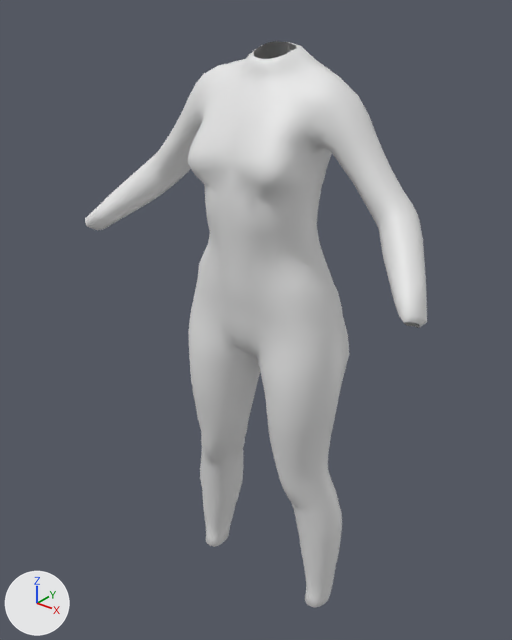
An edit to the FBX model unity/Assets/SecondFace/People/Player/player_f__punkduck_wetsuit.fbx, drawn before and after from the same camera.
Rendered twice from a 50 mm lens placed at (0.88, -1.169, 1.529), pointed at (-0.031, -0.029, 0.822). Arrows for +X, +Y and +Z are at lower left; the lights stay in place. The older version comes first. Objects named as collision shapes, trigger or cutter boxes, shadow casters or lower levels of detail are left out.

Objects in the first picture: 'Cloth_punkduck_wetsuit_LOD0'.
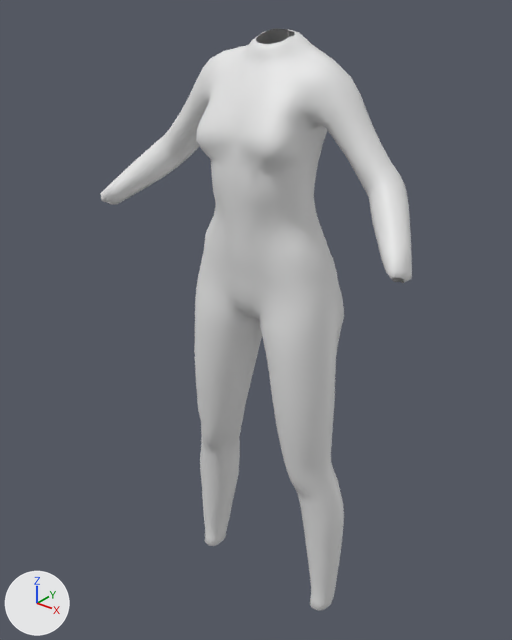
The newer file adds a shape key; the second version is drawn at full value of the shape key 'body-legs-incr' of 'Cloth_punkduck_wetsuit_LOD0', and the change is written as the vertex moves it makes.

Pixel boxes [x1, y1, x2, y2] of what changed, in the pictures (512 x 640 px; the box of a moved part takes in the faces that stretch with it):
'Cloth_punkduck_wetsuit_LOD0', reshaped (9% narrower)
    before: [85, 41, 427, 608]
    after: [101, 29, 412, 611]
part 1 of me_cloth_punkduck_wetsuit_lod0, moved or reshaped
    before: [267, 45, 292, 58]
    after: [268, 32, 291, 43]
part 2 of me_cloth_punkduck_wetsuit_lod0, moved or reshaped
    before: [85, 41, 427, 608]
    after: [101, 29, 412, 611]

The change, as a diff of the scene's bpy script:
```diff
--- a/unity/Assets/SecondFace/People/Player/player_f__punkduck_wetsuit.fbx.py
+++ b/unity/Assets/SecondFace/People/Player/player_f__punkduck_wetsuit.fbx.py
@@ me_cloth_punkduck_wetsuit_lod0 @@
 # used by ob_cloth_punkduck_wetsuit_lod0; location = (0.0, 0.0, 0.0)
-me_cloth_punkduck_wetsuit_lod0.from_pydata(...)  # 2048 vertices, 4000 faces; spans x -0.433..0.433, y -0.185..0.097, z 0.088..1.414
+me_cloth_punkduck_wetsuit_lod0.from_pydata(...)  # 2048 vertices, 4000 faces; spans x -0.39..0.39, y -0.167..0.088, z 0.079..1.437
+# me_cloth_punkduck_wetsuit_lod0 part 1: the loose piece of 31 vertices spanning x -0.048..0.019, y 0.017..0.06, z 1.326..1.412 is scaled about its middle by (0.898, 0.916, 0.9), then moved by (0.001, -0.003, 0.028)
+# me_cloth_punkduck_wetsuit_lod0 part 2: 1929 of 2048 vertices moved; they spanned x -0.433..0.433, y -0.185..0.097, z 0.088..1.414 and now span x -0.39..0.39, y -0.167..0.088, z 0.079..1.437; mean shift (0.0, 0.004, 0.043); largest move (0.018, -0.021, 0.731) -> (0.015, -0.019, 0.822)
+# other edits to the shape of me_cloth_punkduck_wetsuit_lod0 do not show in these pictures
 me_cloth_punkduck_wetsuit_lod0.materials.append(mat_mat_cloth_punkduck_wetsuit_d)
```
